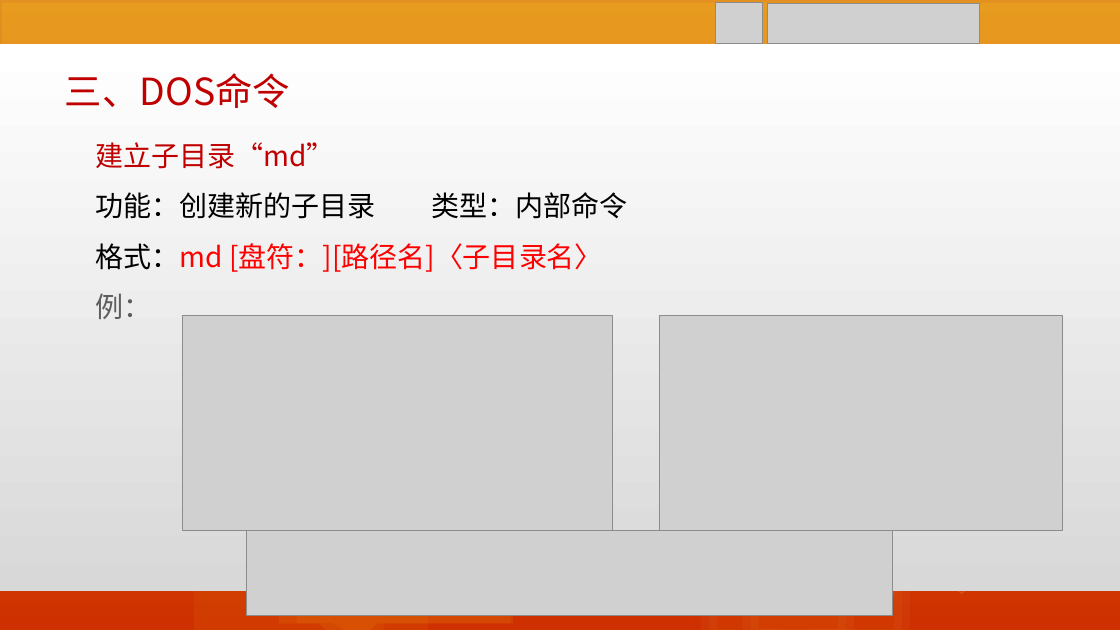
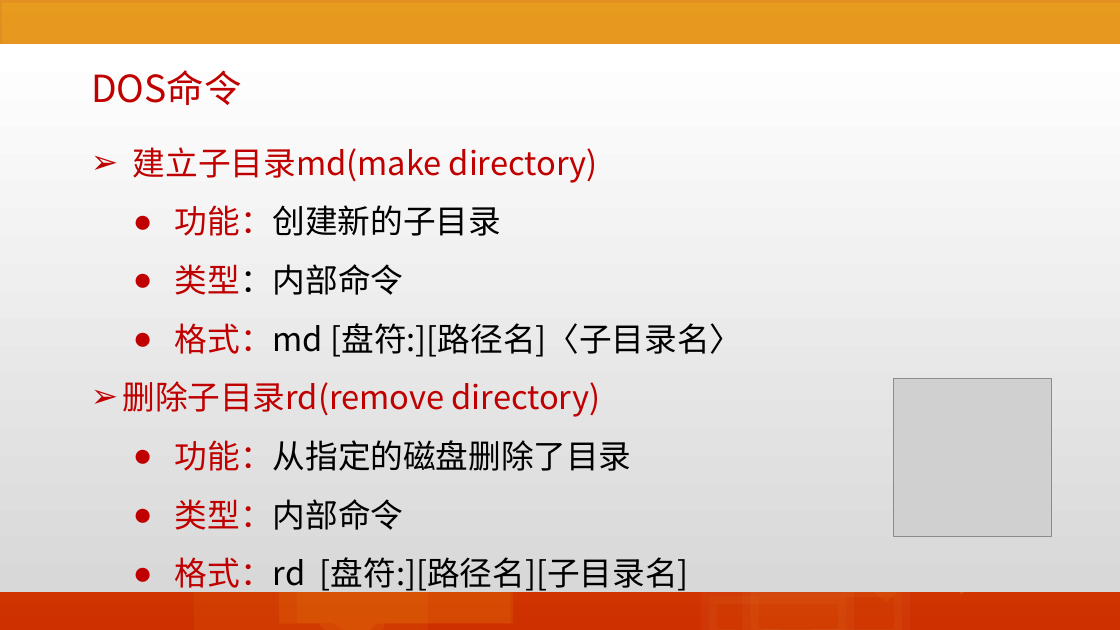
Before and after one commit to edu2act/course-informationliteracy, a slide deck: slide 22 of materials/slides/05-DOS.pptx (slide 28 before the commit). Drawn at 1120x630 pixels with LibreOffice and Linux fonts; fonts in the diff are those of the drawing; grey boxes stand for pictures. Boxes give left, top, right and bottom in pixels: in the first picture for what was removed or moved away, otherwise in the second. Text is boxed around its words. In the diff, an @@ line names an element or a change of style, - is before the commit and + after.

```diff
--- a/materials/slides/05-DOS.pptx
+++ b/materials/slides/05-DOS.pptx
@@ picture removed at <box>716,3,763,44</box> @@
@@ picture removed at <box>767,3,980,44</box> @@
@@ text at <box>91,70,241,105</box>: text changed @@
-三、DOS命令
+DOS命令
@@ text at <box>133,147,743,357</box>: text changed; size 24 to 28 pt; text colour #000000 to #C00000 @@
-建立子目录“md”
-功能：创建新的子目录 类型：内部命令
-格式：md [盘符：][路径名]〈子目录名〉
-例：
+➢ 建立子目录md(make directory)
+  ● 功能：创建新的子目录
+  ● 类型：内部命令
+  ● 格式：md [盘符:][路径名]〈子目录名〉
@@ picture removed at <box>183,315,613,530</box> @@
@@ picture removed at <box>660,315,1063,530</box> @@
@@ text added at <box>122,381,689,594</box>, 28 pt, text #C00000 @@
+➢ 删除子目录rd(remove directory)
+  ● 功能：从指定的磁盘删除了目录
+  ● 类型：内部命令
+  ● 格式：rd [盘符:][路径名][子目录名]
@@ picture added at <box>894,379,1052,537</box> @@
@@ speech box added at <box>990,376,1058,428</box>, fill #FFE181 at 5% opacity, outline #FFE181 5 pt @@
@@ picture removed at <box>247,530,893,615</box> @@
```
Also in this commit, not shown: 35 other slides changed, 12 slides removed, 40 other files.
